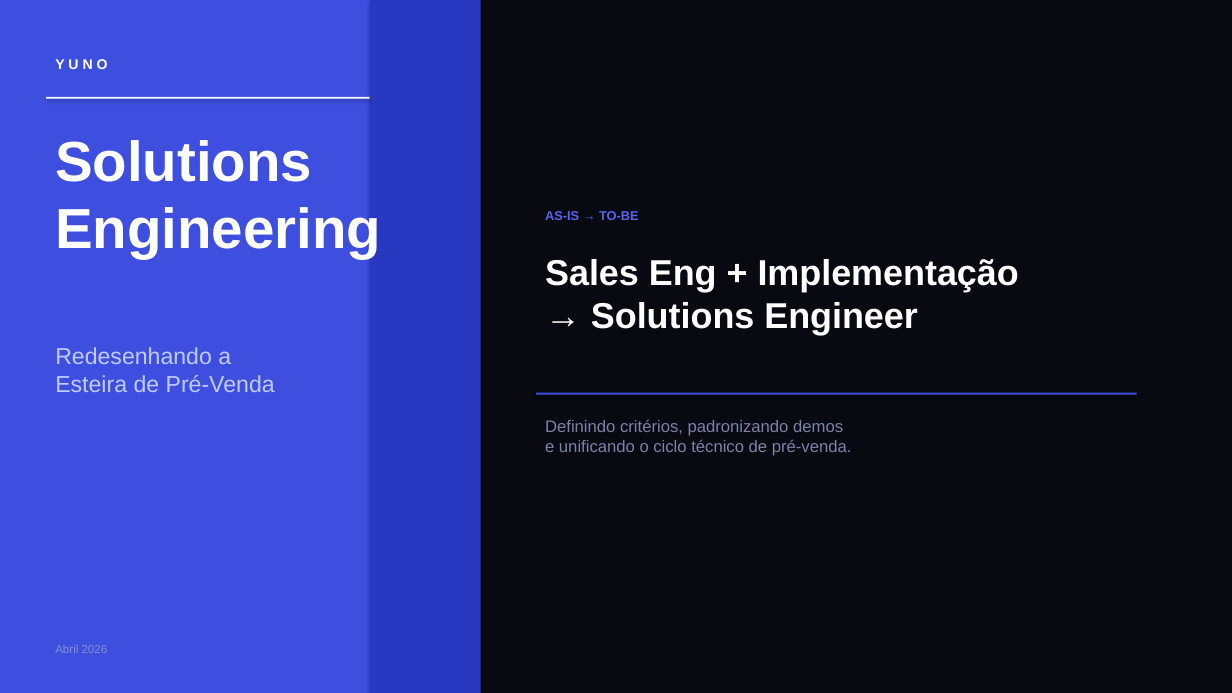
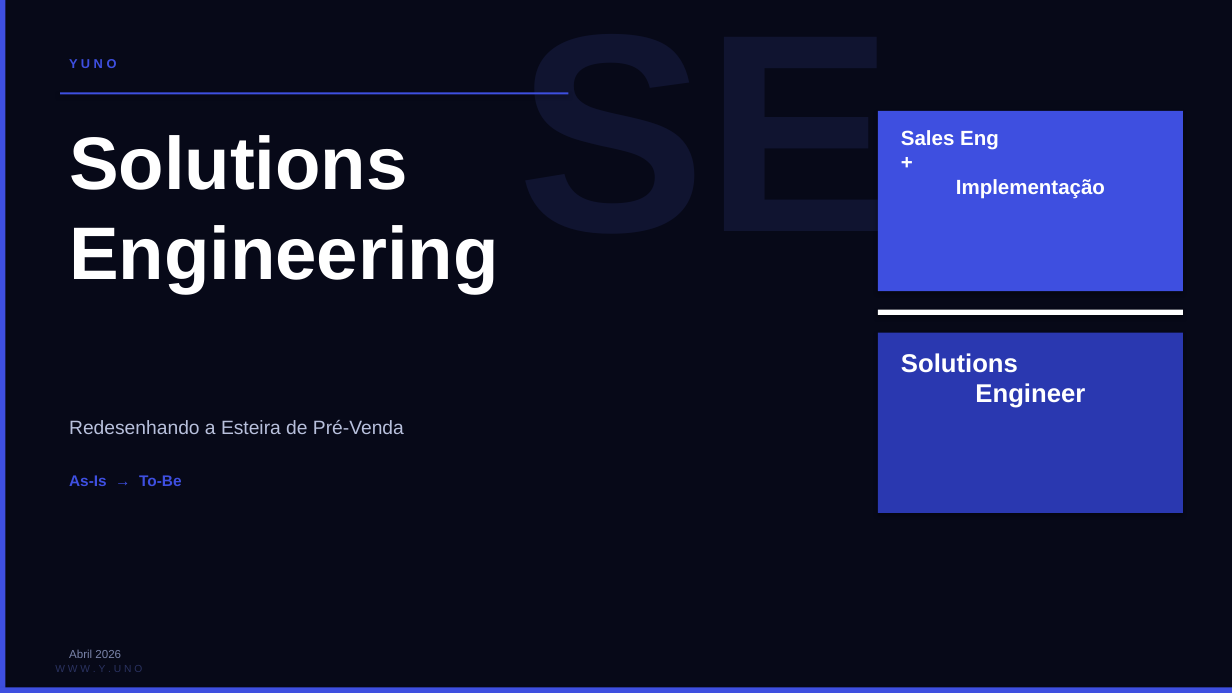
Before and after one commit to andyarapedrosa/yuno-sdk-demos, a slide deck: slide 1 of SE_Process_AsIs_ToBe.pptx. Drawn at 1232x693 pixels with LibreOffice and Linux fonts; fonts in the diff are those of the drawing. Boxes give left, top, right and bottom in pixels: in the first picture for what was removed or moved away, otherwise in the second. Text is boxed around its words. In the diff, an @@ line names an element or a change of style, - is before the commit and + after.

```diff
--- a/SE_Process_AsIs_ToBe.pptx
+++ b/SE_Process_AsIs_ToBe.pptx
@@ rectangle at box(0, 0, 1232, 693): fill #090912 to #070918 @@
@@ rectangle: place and size @@
-rectangle at box(0, 0, 444, 693)
+rectangle at box(0, 0, 6, 693)
@@ rectangle removed at box(370, 0, 481, 693) @@
@@ text "Y U N O": place and size @@
-text "Y U N O" at box(55, 59, 108, 69)
+text "Y U N O" at box(69, 59, 117, 68)
@@ text "Y U N O" at box(69, 59, 117, 68): size 11 to 10 pt, text colour #FFFFFF to #3E4FE0 @@
@@ text "Solutions Engineering": place and size @@
-text "Solutions Engineering" at box(55, 140, 381, 259)
+text "Solutions Engineering" at box(69, 135, 499, 293)
@@ text "Solutions Engineering" at box(69, 135, 499, 293): size 44 to 58 pt @@
@@ rectangle: place and size @@
-rectangle at box(536, 393, 1137, 395)
+rectangle at box(60, 92, 568, 94)
@@ text added at box(517, 92, 893, 281), 220 pt, text #101430, bold @@
+SE
@@ rectangle added at box(878, 111, 1183, 291), fill #3E4FE0 @@
@@ text at box(901, 130, 1105, 199): text changed; size 28 to 16 pt @@
-Sales Eng + Implementação
-→ Solutions Engineer
+Sales Eng
++
+Implementação
@@ rectangle: place and size @@
-rectangle at box(46, 97, 370, 99)
+rectangle at box(878, 310, 1183, 315)
@@ rectangle added at box(878, 333, 1183, 513), fill #2A38B0 @@
@@ text added at box(901, 353, 1085, 408), 20 pt, text #FFFFFF, bold @@
+Solutions
+Engineer
@@ text "Redesenhando a Esteira de Pré-Venda": place and size @@
-text "Redesenhando a Esteira de Pré-Venda" at box(55, 347, 275, 392)
+text "Redesenhando a Esteira de Pré-Venda" at box(69, 420, 404, 434)
@@ text "Redesenhando a Esteira de Pré-Venda" at box(69, 420, 404, 434): size 18 to 15 pt, text colour #C0CCFF to #B8C0DC @@
@@ text removed at box(545, 419, 852, 456) @@
-Definindo critérios, padronizando demos
-e unificando o ciclo técnico de pré-venda.
@@ text at box(69, 475, 181, 486): text changed; size 10 to 12 pt; text colour #5565F0 to #3E4FE0 @@
-AS-IS → TO-BE
+As-Is → To-Be
@@ text "Abril 2026": place and size @@
-text "Abril 2026" at box(55, 645, 108, 653)
+text "Abril 2026" at box(69, 649, 121, 658)
@@ text "Abril 2026" at box(69, 649, 121, 658): text colour #8090D0 to #7A84AA @@
@@ rectangle added at box(0, 688, 1232, 693), fill #3E4FE0 @@
@@ text added at box(55, 665, 142, 672), 8 pt, text #2A3260 @@
+W W W . Y . U N O
```
Also in this commit, not shown: 11 other slides changed.
